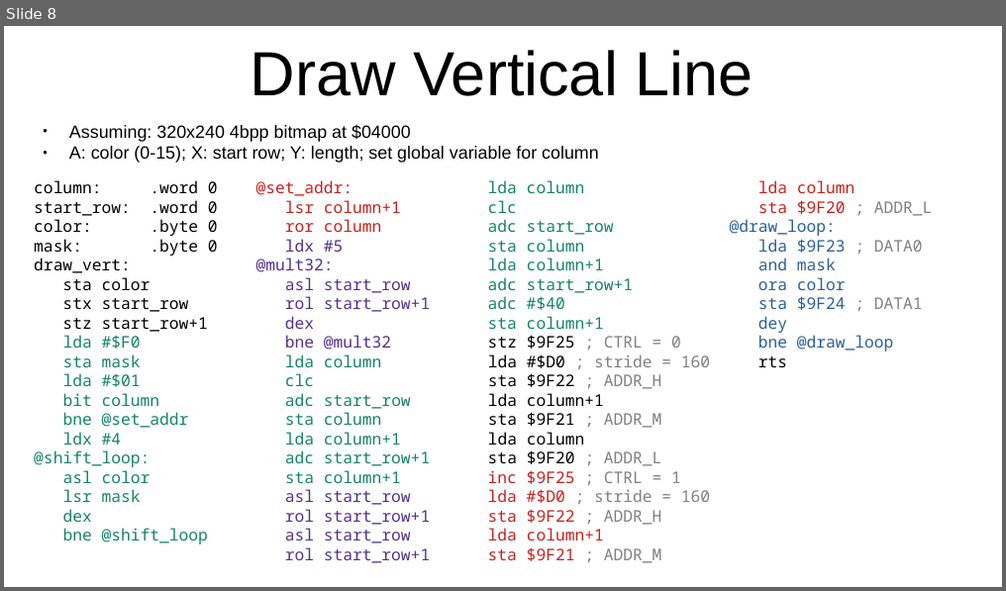
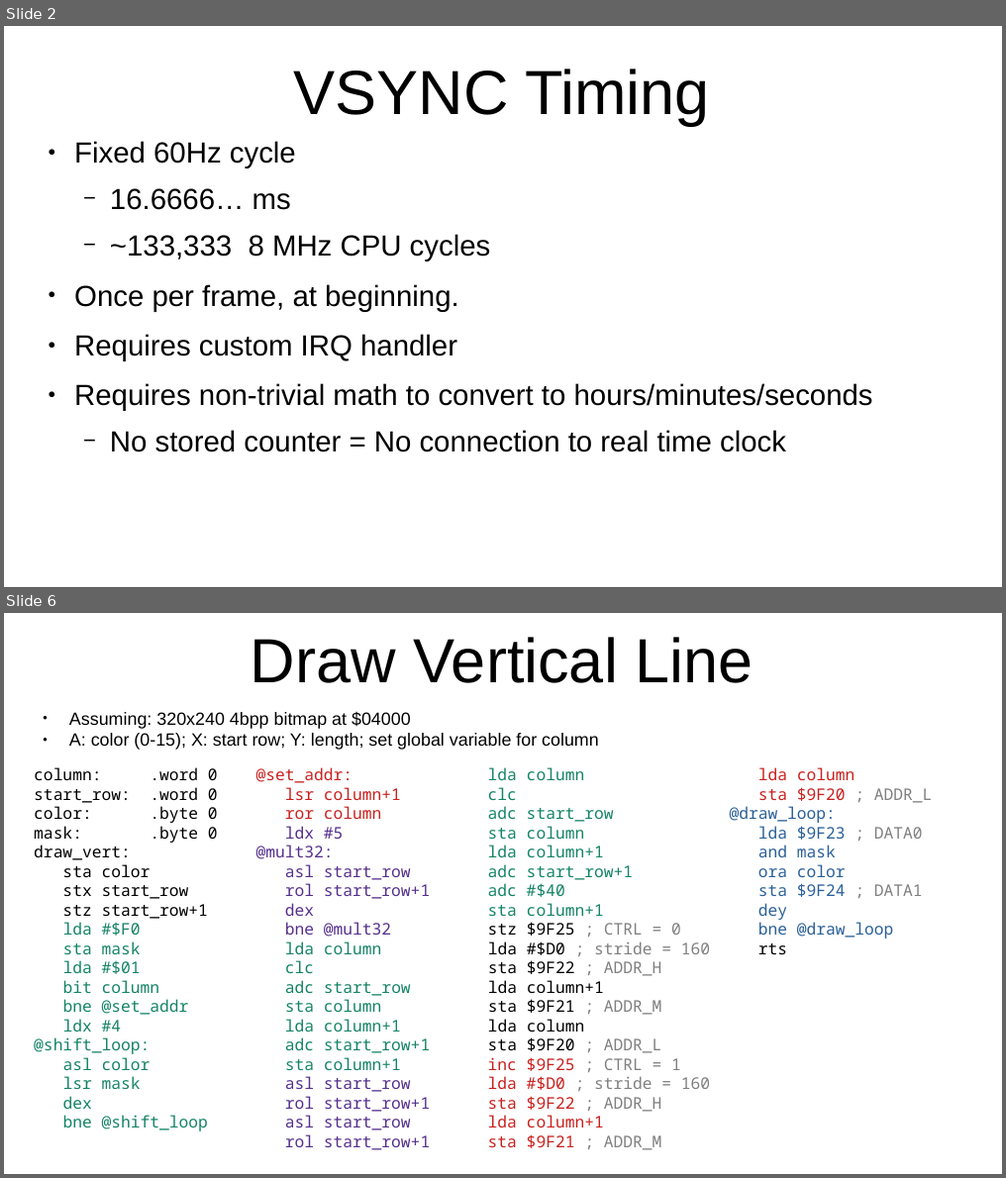
Before and after one commit to SlithyMatt/x16-assembly-tutorial, a slide deck: Lesson16/Lesson16.odp. Shown one above the other, each under a label of ours: slide 8 before the commit, slides 2 and 6 after it; the slides between them are not shown. The pictures are 1006x591 and 1006x1178 pixels, drawn with LibreOffice and Linux fonts; fonts in the diff are those of the drawing. Boxes give left, top, right and bottom in pixels: in the first picture for what was removed or moved away, otherwise in the second. Text is boxed around its words. In the diff, an @@ line names an element or a change of style, - is before the commit and + after.

```diff
--- a/Lesson16/Lesson16.odp
+++ b/Lesson16/Lesson16.odp
@@ slide 2 added at box(4, 26, 1002, 587), background #FFFFFF @@
@@ title added at box(294, 69, 710, 125), 60 pt, text #000000 @@
+VSYNC Timing
@@ text added at box(74, 141, 873, 453), 28 pt, text #000000 @@
+● Fixed 60Hz cycle
+  − 16.6666… ms
+  − ~133,333 8 MHz CPU cycles
+● Once per frame, at beginning.
+● Requires custom IRQ handler
+● Requires non-trivial math to convert to hours/minutes/seconds
+  − No stored counter = No connection to real time clock
@@ what was slide 8 is now slide 6 @@
```
Also in this commit, not shown: 1 slide changed, 4 other slides added, 7 slides removed.
